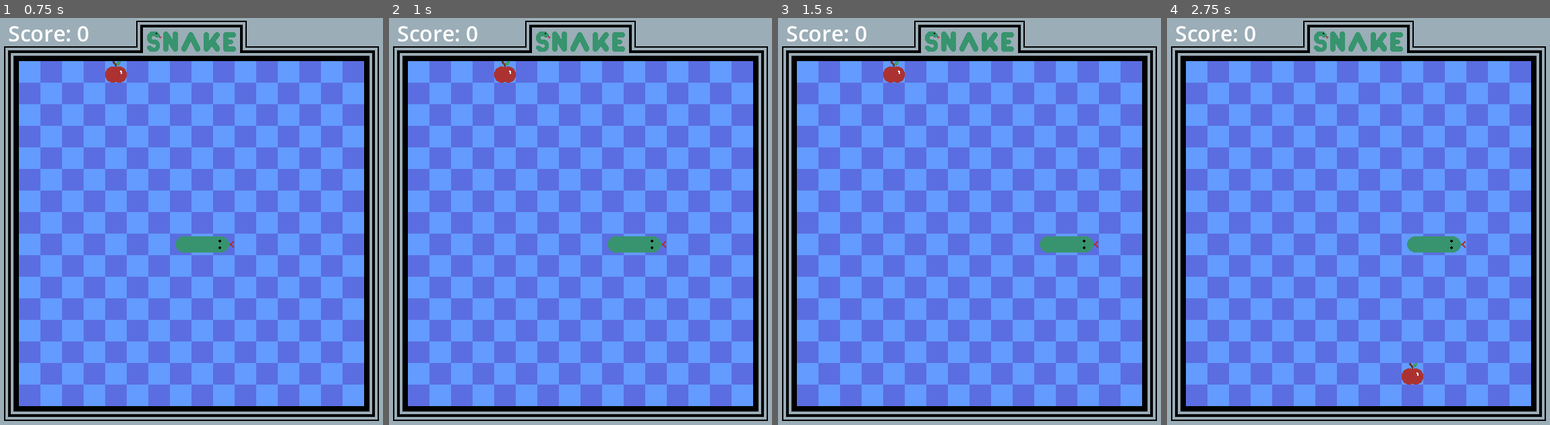
Above: before the commit, frames 1-4 (left to right).
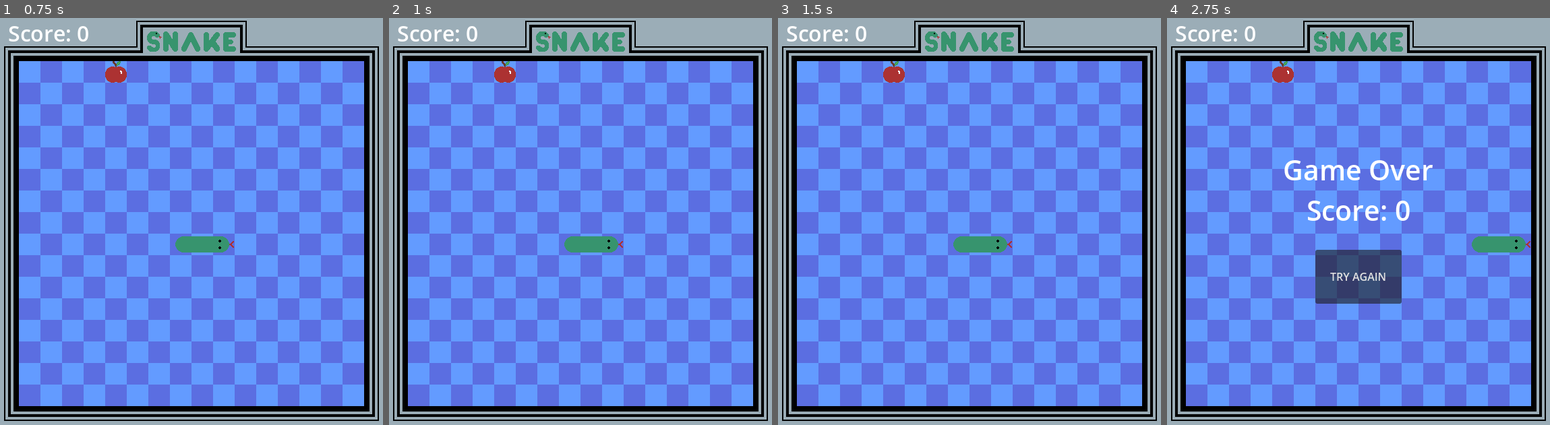
Above: after the commit, the same moments.

Repository: conor-wilson/snake
Game: Godot game, scene res://scenes/main.tscn
Two runs of this game, one before a commit and one after it. Both use one fixed random seed, a clock stepped at 60 frames per second and the inputs below.
Inputs (mouse positions are in pixels of both pictures, inside the frame that each line leads up to):
- Up to frame 1 (0.75 s): click "START GAME" at 0.5 s
- Up to frame 2 (1 s): no input
- Up to frame 3 (1.5 s): hold Right (move_right) from 1.28 s (still down)
- Up to frame 4 (2.75 s): release Right (move_right) at 2 s; click (1358, 278) at 2 s, where only the run before the commit has a clickable "TRY AGAIN"

Frame 1 is identical in both runs. In frame 2, 0.9% of the frame differs, in the area x 45-73%, y 53-58%; in frame 3, 1.1%; in frame 4, 5.7%, in the area x 27-95%, y 10-91%.

Commit message:
Refactored player input funcs to start the ticker if it isn't already started

Diff:
--- a/scenes/main.gd
+++ b/scenes/main.gd
@@ -22,7 +22,7 @@
 	$HUD.update_score(score)
 	$HUD.show_in_game_hud()
 	$Snake.spawn_new_snake()
-	$Snake.start_ticker()
+	#$Snake.start_ticker()
 
 func pause():
 	game_state = GameState.PAUSE
@@ -72,16 +72,20 @@
 
 func _on_player_input_up():
 	if game_state == GameState.PLAY:
+		$Snake.start_ticker()
 		$Snake.move_up()
 
 func _on_player_input_right():
 	if game_state == GameState.PLAY:
+		$Snake.start_ticker()
 		$Snake.move_right()
 
 func _on_player_input_down():
 	if game_state == GameState.PLAY:
+		$Snake.start_ticker()
 		$Snake.move_down()
 
 func _on_player_input_left():
 	if game_state == GameState.PLAY:
+		$Snake.start_ticker()
 		$Snake.move_left()
--- a/scenes/snake.gd
+++ b/scenes/snake.gd
@@ -20,7 +20,7 @@
 # TODO: descriptor
 func spawn_new_snake():
 
-	# Reset clear any old snake tiles that exist
+	# Clear any old snake tiles that exist
 	clear_snake_and_apple()
 
 	# Set the snake and apple to their starting positions
@@ -36,7 +36,11 @@
 
 # TODO: descriptor
 func start_ticker():
-	$Ticker.start()
+	# TODO: This feels extremely inefficient. Find a way to wait for the first
+	# player input that doesn't involve a conditional checked with every single
+	# player input
+	if $Ticker.is_stopped():
+		$Ticker.start()
 
 # TODO: descriptor
 func stop_ticker():
